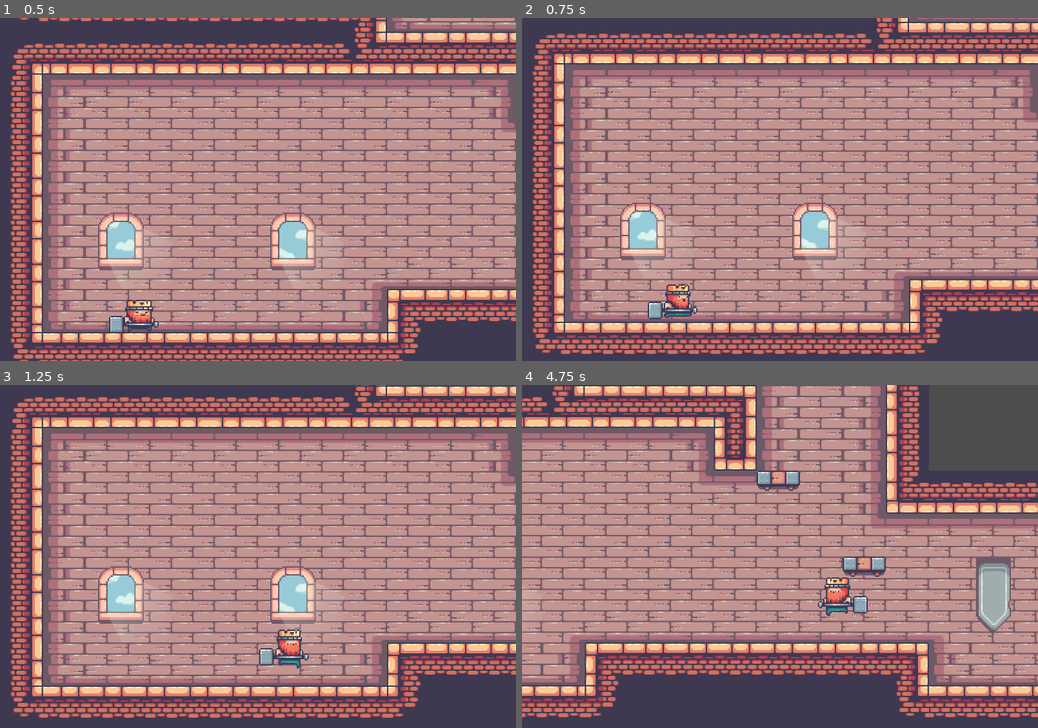
Above: before the commit, frames 1-4 (two rows, left to right).
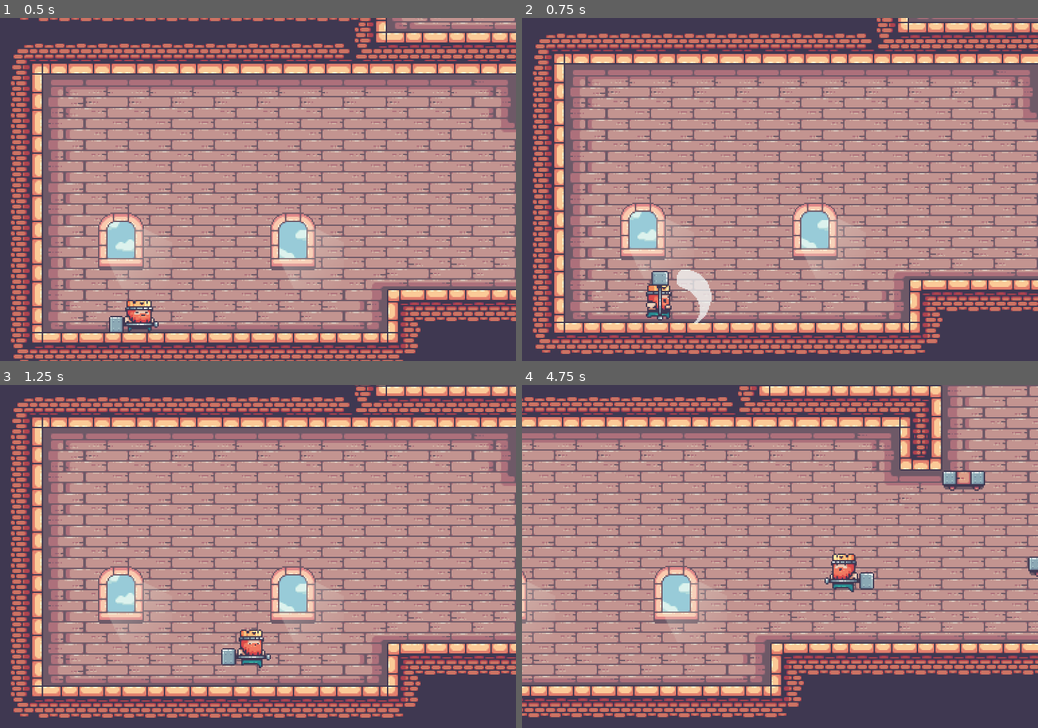
Above: after the commit, the same moments.

Repository: Unixtrong/side-scroller-2d
Game: Godot game, scene res://world.tscn
Two runs of this game, one before a commit and one after it. Both use one fixed random seed, a clock stepped at 60 frames per second and the inputs below.
Inputs:
- Up to frame 1 (0.5 s): no input
- Up to frame 2 (0.75 s): hold D (move_right) from 0.53 s (still down); tap J (attack, bound only after the commit) at 0.6 s
- Up to frame 3 (1.25 s): keep holding D (move_right); tap Space (jump) at 0.77 s
- Up to frame 4 (4.75 s): tap J (attack, bound only after the commit) every 0.75 s from 1.35 to 4.35 s; tap Space (jump) at 1.52, 3.02, 3.77, 4.52 s; release D (move_right) at 2.03 s; hold A (move_left) 2.03-2.78 s; hold D (move_right) 2.78-4.28 s; hold A (move_left) from 4.28 s (still down)

Frame 1 is identical in both runs. In frame 2, 1.4% of the frame differs, in the area x 24-37%, y 73-89%; in frame 3, 1.2%; in frame 4, 49%, in the area x 0-100%, y 0-97%.

Commit message:
✨ 实现小怪和攻击动画
Signed-off-by: Unixtrong <cloudy629@gmail.com>

Diff:
--- /dev/null
+++ b/enemies/enemy.gd
@@ -0,0 +1,31 @@
+class_name Enemy
+extends CharacterBody2D
+
+
+enum Direction {
+	LEFT = -1,
+	RIGHT = 1,
+}
+
+@export var direction := Direction.LEFT:
+	set(v):
+		direction = v
+		if not is_node_ready():
+			await ready
+		graphics.scale.x = -direction
+
+@export var max_speed := 150.0
+@export var acceleration := max_speed / 0.2
+
+var default_gravity := ProjectSettings.get("physics/2d/default_gravity") as float
+
+@onready var graphics: Node2D = $Graphics
+@onready var animation_player: AnimationPlayer = $AnimationPlayer
+@onready var state_machine: StateMachine = $StateMachine
+
+
+func move(speed: float, delta: float) -> void:
+	velocity.x = move_toward(velocity.x, speed * direction, acceleration * delta)
+	velocity.y += default_gravity * delta
+
+	move_and_slide()
--- /dev/null
+++ b/enemies/enemy.tscn
@@ -0,0 +1,20 @@
+[gd_scene load_steps=3 format=3 uid="uid://yg1tmn5xucab"]
+
+[ext_resource type="Script" uid="uid://b4l703brdfdsn" path="res://enemies/enemy.gd" id="1_fw1ev"]
+[ext_resource type="Script" uid="uid://bhvfxmsj7fely" path="res://classes/state_machine.gd" id="2_7frlh"]
+
+[node name="Enemy" type="CharacterBody2D"]
+collision_layer = 4
+script = ExtResource("1_fw1ev")
+
+[node name="Graphics" type="Node2D" parent="."]
+
+[node name="Sprite2D" type="Sprite2D" parent="Graphics"]
+
+[node name="CollisionShape2D" type="CollisionShape2D" parent="."]
+
+[node name="AnimationPlayer" type="AnimationPlayer" parent="."]
+
+[node name="StateMachine" type="Node" parent="."]
+script = ExtResource("2_7frlh")
+metadata/_custom_type_script = "uid://bhvfxmsj7fely"
--- /dev/null
+++ b/enemies/pig.gd
@@ -0,0 +1,74 @@
+extends Enemy
+
+enum State {
+	IDLE,
+	WALK,
+	RUNNING,
+}
+
+@onready var wall_checker: RayCast2D = $Graphics/WallChecker
+@onready var player_checker: RayCast2D = $Graphics/PlayerChecker
+@onready var floor_checker: RayCast2D = $Graphics/FloorChecker
+@onready var calm_down_timer: Timer = $CalmDownTimer
+
+
+func tick_physics(state: State, delta: float) -> void:
+	match state:
+		State.IDLE:
+			move(0.0, delta)
+		State.WALK:
+			move(max_speed * 0.5, delta)
+		State.RUNNING:
+			if wall_checker.is_colliding() or not floor_checker.is_colliding():
+				direction *= -1
+				velocity.x = 0
+			move(max_speed, delta)
+			if player_checker.is_colliding():
+				calm_down_timer.start()
+
+func get_next_state(state: State) -> State:
+	if player_checker.is_colliding():
+		return State.RUNNING
+
+	match state:
+		State.IDLE:
+			if state_machine.state_time > 2:
+				return State.WALK
+		State.WALK:
+			if wall_checker.is_colliding() or not floor_checker.is_colliding():
+				return State.IDLE
+		State.RUNNING:
+			if calm_down_timer.is_stopped():
+				return State.IDLE
+
+	return state
+
+
+# 状态改变时调用
+func transition_state(from: State, to: State) -> void:
+	print("[%s] %s -> %s" % [
+		Engine.get_physics_frames(),
+		State.keys()[from] if from != -1 else "<START>",
+		State.keys()[to]
+	])
+
+	match to:
+		State.IDLE:
+			animation_player.speed_scale = 1.0
+			animation_player.play("idle")
+			# 看见墙，转身
+			if wall_checker.is_colliding():
+				direction *= -1
+
+		State.WALK:
+			animation_player.speed_scale = 0.3
+			animation_player.play("running")
+			# 前面没路，转身
+			if not floor_checker.is_colliding():
+				direction *= -1
+				# is_colliding 在每次每帧开始检测，所以转身后，需要强制再次检测
+				floor_checker.force_raycast_update()
+
+		State.RUNNING:
+			animation_player.speed_scale = 1.0
+			animation_player.play("running")
--- /dev/null
+++ b/enemies/pig.tscn
@@ -0,0 +1,315 @@
+[gd_scene load_steps=12 format=3 uid="uid://btlw028uuacli"]
+
+[ext_resource type="PackedScene" uid="uid://yg1tmn5xucab" path="res://enemies/enemy.tscn" id="1_gm6cv"]
+[ext_resource type="Texture2D" uid="uid://dk4as0khlbpqv" path="res://art/KingsAndPigs/Sprites/03-Pig/Idle (34x28).png" id="2_b7d6g"]
+[ext_resource type="Script" uid="uid://dkmq4jq66vxdn" path="res://enemies/pig.gd" id="2_l4kac"]
+[ext_resource type="Texture2D" uid="uid://eenvxcguffsq" path="res://art/KingsAndPigs/Sprites/03-Pig/Run (34x28).png" id="3_8e0da"]
+[ext_resource type="Texture2D" uid="uid://b5xu6rrliohcv" path="res://art/KingsAndPigs/Sprites/03-Pig/Hit (34x28).png" id="4_nyr0x"]
+
+[sub_resource type="CapsuleShape2D" id="CapsuleShape2D_8e0da"]
+radius = 8.0
+height = 16.0
+
+[sub_resource type="Animation" id="Animation_b7d6g"]
+length = 0.001
+tracks/0/type = "value"
+tracks/0/imported = false
+tracks/0/enabled = true
+tracks/0/path = NodePath("Graphics/Sprite2D:texture")
+tracks/0/interp = 1
+tracks/0/loop_wrap = true
+tracks/0/keys = {
+"times": PackedFloat32Array(0),
+"transitions": PackedFloat32Array(1),
+"update": 1,
+"values": [ExtResource("2_b7d6g")]
+}
+tracks/1/type = "value"
+tracks/1/imported = false
+tracks/1/enabled = true
+tracks/1/path = NodePath("Graphics/Sprite2D:hframes")
+tracks/1/interp = 1
+tracks/1/loop_wrap = true
+tracks/1/keys = {
+"times": PackedFloat32Array(0),
+"transitions": PackedFloat32Array(1),
+"update": 1,
+"values": [11]
+}
+tracks/2/type = "value"
+tracks/2/imported = false
+tracks/2/enabled = true
+tracks/2/path = NodePath("Graphics/Sprite2D:region_rect")
+tracks/2/interp = 1
+tracks/2/loop_wrap = true
+tracks/2/keys = {
+"times": PackedFloat32Array(0),
+"transitions": PackedFloat32Array(1),
+"update": 0,
+"values": [Rect2(0, 0, 374, 28)]
+}
+tracks/3/type = "value"
+tracks/3/imported = false
+tracks/3/enabled = true
+tracks/3/path = NodePath("Graphics/Sprite2D:position")
+tracks/3/interp = 1
+tracks/3/loop_wrap = true
+tracks/3/keys = {
+"times": PackedFloat32Array(0),
+"transitions": PackedFloat32Array(1),
+"update": 0,
+"values": [Vector2(-3, -14)]
+}
+tracks/4/type = "value"
+tracks/4/imported = false
+tracks/4/enabled = true
+tracks/4/path = NodePath("Graphics/Sprite2D:frame")
+tracks/4/interp = 1
+tracks/4/loop_wrap = true
+tracks/4/keys = {
+"times": PackedFloat32Array(0),
+"transitions": PackedFloat32Array(1),
+"update": 1,
+"values": [0]
+}
+
+[sub_resource type="Animation" id="Animation_l4kac"]
+resource_name = "hit"
+length = 0.2
+step = 0.1
+tracks/0/type = "value"
+tracks/0/imported = false
+tracks/0/enabled = true
+tracks/0/path = NodePath("Graphics/Sprite2D:texture")
+tracks/0/interp = 1
+tracks/0/loop_wrap = true
+tracks/0/keys = {
+"times": PackedFloat32Array(0),
+"transitions": PackedFloat32Array(1),
+"update": 1,
+"values": [ExtResource("4_nyr0x")]
+}
+tracks/1/type = "value"
+tracks/1/imported = false
+tracks/1/enabled = true
+tracks/1/path = NodePath("Graphics/Sprite2D:hframes")
+tracks/1/interp = 1
+tracks/1/loop_wrap = true
+tracks/1/keys = {
+"times": PackedFloat32Array(0),
+"transitions": PackedFloat32Array(1),
+"update": 1,
+"values": [2]
+}
+tracks/2/type = "value"
+tracks/2/imported = false
+tracks/2/enabled = true
+tracks/2/path = NodePath("Graphics/Sprite2D:region_rect")
+tracks/2/interp = 1
+tracks/2/loop_wrap = true
+tracks/2/keys = {
+"times": PackedFloat32Array(0),
+"transitions": PackedFloat32Array(1),
+"update": 0,
+"values": [Rect2(0, 0, 68, 28)]
+}
+tracks/3/type = "value"
+tracks/3/imported = false
+tracks/3/enabled = true
+tracks/3/path = NodePath("Graphics/Sprite2D:position")
+tracks/3/interp = 1
+tracks/3/loop_wrap = true
+tracks/3/keys = {
+"times": PackedFloat32Array(0),
+"transitions": PackedFloat32Array(1),
+"update": 0,
+"values": [Vector2(-3, -14)]
+}
+tracks/4/type = "value"
+tracks/4/imported = false
+tracks/4/enabled = true
+tracks/4/path = NodePath("Graphics/Sprite2D:frame")
+tracks/4/interp = 1
+tracks/4/loop_wrap = true
+tracks/4/keys = {
+"times": PackedFloat32Array(0, 0.1),
+"transitions": PackedFloat32Array(1, 1),
+"update": 1,
+"values": [0, 1]
+}
+
+[sub_resource type="Animation" id="Animation_8e0da"]
+resource_name = "idle"
+length = 1.1
+loop_mode = 1
+step = 0.1
+tracks/0/type = "value"
+tracks/0/imported = false
+tracks/0/enabled = true
+tracks/0/path = NodePath("Graphics/Sprite2D:texture")
+tracks/0/interp = 1
+tracks/0/loop_wrap = true
+tracks/0/keys = {
+"times": PackedFloat32Array(0),
+"transitions": PackedFloat32Array(1),
+"update": 1,
+"values": [ExtResource("2_b7d6g")]
+}
+tracks/1/type = "value"
+tracks/1/imported = false
+tracks/1/enabled = true
+tracks/1/path = NodePath("Graphics/Sprite2D:hframes")
+tracks/1/interp = 1
+tracks/1/loop_wrap = true
+tracks/1/keys = {
+"times": PackedFloat32Array(0),
+"transitions": PackedFloat32Array(1),
+"update": 1,
+"values": [11]
+}
+tracks/2/type = "value"
+tracks/2/imported = false
+tracks/2/enabled = true
+tracks/2/path = NodePath("Graphics/Sprite2D:region_rect")
+tracks/2/interp = 1
+tracks/2/loop_wrap = true
+tracks/2/keys = {
+"times": PackedFloat32Array(0),
+"transitions": PackedFloat32Array(1),
+"update": 0,
+"values": [Rect2(0, 0, 374, 28)]
+}
+tracks/3/type = "value"
+tracks/3/imported = false
+tracks/3/enabled = true
+tracks/3/path = NodePath("Graphics/Sprite2D:position")
+tracks/3/interp = 1
+tracks/3/loop_wrap = true
+tracks/3/keys = {
+"times": PackedFloat32Array(0),
+"transitions": PackedFloat32Array(1),
+"update": 0,
+"values": [Vector2(-3, -14)]
+}
+tracks/4/type = "value"
+tracks/4/imported = false
+tracks/4/enabled = true
+tracks/4/path = NodePath("Graphics/Sprite2D:frame")
+tracks/4/interp = 1
+tracks/4/loop_wrap = true
+tracks/4/keys = {
+"times": PackedFloat32Array(0, 0.1, 0.2, 0.3, 0.4, 0.5, 0.6, 0.7, 0.8, 0.9, 1),
+"transitions": PackedFloat32Array(1, 1, 1, 1, 1, 1, 1, 1, 1, 1, 1),
+"update": 1,
+"values": [0, 1, 2, 3, 4, 5, 6, 7, 8, 9, 10]
+}
+
+[sub_resource type="Animation" id="Animation_n2uym"]
+resource_name = "walking"
+length = 0.6
+loop_mode = 1
+step = 0.1
+tracks/0/type = "value"
+tracks/0/imported = false
+tracks/0/enabled = true
+tracks/0/path = NodePath("Graphics/Sprite2D:texture")
+tracks/0/interp = 1
+tracks/0/loop_wrap = true
+tracks/0/keys = {
+"times": PackedFloat32Array(0),
+"transitions": PackedFloat32Array(1),
+"update": 1,
+"values": [ExtResource("3_8e0da")]
+}
+tracks/1/type = "value"
+tracks/1/imported = false
+tracks/1/enabled = true
+tracks/1/path = NodePath("Graphics/Sprite2D:hframes")
+tracks/1/interp = 1
+tracks/1/loop_wrap = true
+tracks/1/keys = {
+"times": PackedFloat32Array(0),
+"transitions": PackedFloat32Array(1),
+"update": 1,
+"values": [6]
+}
+tracks/2/type = "value"
+tracks/2/imported = false
+tracks/2/enabled = true
+tracks/2/path = NodePath("Graphics/Sprite2D:region_rect")
+tracks/2/interp = 1
+tracks/2/loop_wrap = true
+tracks/2/keys = {
+"times": PackedFloat32Array(0),
+"transitions": PackedFloat32Array(1),
+"update": 0,
+"values": [Rect2(0, 0, 204, 28)]
+}
+tracks/3/type = "value"
+tracks/3/imported = false
+tracks/3/enabled = true
+tracks/3/path = NodePath("Graphics/Sprite2D:position")
+tracks/3/interp = 1
+tracks/3/loop_wrap = true
+tracks/3/keys = {
+"times": PackedFloat32Array(0),
+"transitions": PackedFloat32Array(1),
+"update": 0,
+"values": [Vector2(-3, -14)]
+}
+tracks/4/type = "value"
+tracks/4/imported = false
+tracks/4/enabled = true
+tracks/4/path = NodePath("Graphics/Sprite2D:frame")
+tracks/4/interp = 1
+tracks/4/loop_wrap = true
+tracks/4/keys = {
+"times": PackedFloat32Array(0, 0.1, 0.2, 0.3, 0.4, 0.5),
+"transitions": PackedFloat32Array(1, 1, 1, 1, 1, 1),
+"update": 1,
+"values": [0, 1, 2, 3, 4, 5]
+}
+
+[sub_resource type="AnimationLibrary" id="AnimationLibrary_nyr0x"]
+_data = {
+&"RESET": SubResource("Animation_b7d6g"),
+&"hit": SubResource("Animation_l4kac"),
+&"idle": SubResource("Animation_8e0da"),
+&"running": SubResource("Animation_n2uym")
+}
+
+[node name="Pig" instance=ExtResource("1_gm6cv")]
+script = ExtResource("2_l4kac")
+
+[node name="Sprite2D" parent="Graphics" index="0"]
+position = Vector2(-3, -14)
+texture = ExtResource("2_b7d6g")
+hframes = 11
+region_enabled = true
+region_rect = Rect2(0, 0, 374, 28)
+
+[node name="WallChecker" type="RayCast2D" parent="Graphics" index="1"]
+position = Vector2(0, -14)
+target_position = Vector2(-12, 0)
+
+[node name="PlayerChecker" type="RayCast2D" parent="Graphics" index="2"]
+position = Vector2(0, -14)
+target_position = Vector2(-103, 0)
+collision_mask = 2
+
+[node name="FloorChecker" type="RayCast2D" parent="Graphics" index="3"]
+position = Vector2(-7, -1)
+target_position = Vector2(0, 5)
+
+[node name="CollisionShape2D" parent="." index="1"]
+position = Vector2(0, -8)
+shape = SubResource("CapsuleShape2D_8e0da")
+
+[node name="AnimationPlayer" parent="." index="2"]
+libraries = {
+&"": SubResource("AnimationLibrary_nyr0x")
+}
+
+[node name="CalmDownTimer" type="Timer" parent="." index="4"]
+wait_time = 3.0
+one_shot = true
--- a/player.gd
+++ b/player.gd
@@ -7,10 +7,13 @@
 	FALL,
 	LANDING,
 	WALL_SLIDING,
-	WALL_JUMP
+	WALL_JUMP,
+	ATTACK
 }
 
-const GROUND_STATES := [State.IDLE, State.RUNNING, State.LANDING]
+const GROUND_STATES := [
+	State.IDLE, State.RUNNING, State.LANDING, State.ATTACK,
+]
 const RUN_SPEED := 200.0
 const FLOOR_ACCELERATION := RUN_SPEED / 0.2
 const AIR_ACCELERATION := RUN_SPEED / 0.1
@@ -64,6 +67,9 @@
 			else:
 				move(default_gravity, delta)
 
+		State.ATTACK:
+				stand(default_gravity, delta)
+
 	is_first_tick = false
 
 
@@ -96,20 +102,23 @@
 	if should_jump:
 		return State.JUMP
 
+	if state in GROUND_STATES and not is_on_floor():
+		return State.FALL
+
 	var direction = Input.get_axis("move_left", "move_right")
 	# 是否站立不动
 	var is_still := is_zero_approx(direction) and is_zero_approx(velocity.x)
 
 	match state:
 		State.IDLE:
-			if not is_on_floor():
-				return State.FALL
+			if Input.is_action_just_pressed("attack"):
+				return State.ATTACK
 			if not is_still: # 空闲时，没有站立，进入跑步状态
 				return State.RUNNING
 
 		State.RUNNING:
-			if not is_on_floor():
-				return State.FALL
+			if Input.is_action_just_pressed("attack"):
+				return State.ATTACK
 			if is_still: # 跑步时，站立，进入空闲状态
 				return State.IDLE
 
@@ -141,16 +150,20 @@
 			if velocity.y >= 0: # 跳跃时，速度向下，进入坠落状态
 				return State.FALL
 
+		State.ATTACK:
+			if not animation_player.is_playing():
+				return State.IDLE
+
 	return state
 
 
 # 状态改变时调用
 func transition_state(from: State, to: State) -> void:
-	print("[%s] %s -> %s" % [
-		Engine.get_physics_frames(),
-		State.keys()[from] if from != -1 else "<START>",
-		State.keys()[to]
-	])
+	#print("[%s] %s -> %s" % [
+		#Engine.get_physics_frames(),
+		#State.keys()[from] if from != -1 else "<START>",
+		#State.keys()[to]
+	#])
 	if from not in GROUND_STATES and to in GROUND_STATES:
 		coyote_timer.stop()
 
@@ -185,4 +198,7 @@
 			velocity.x *= get_wall_normal().x
 			jump_request_timer.stop()
 
+		State.ATTACK:
+			animation_player.play("attack")
+
 	is_first_tick = true
--- a/player.tscn
+++ b/player.tscn
@@ -8,6 +8,7 @@
 [ext_resource type="Script" uid="uid://bhvfxmsj7fely" path="res://classes/state_machine.gd" id="5_sweqy"]
 [ext_resource type="Texture2D" uid="uid://dm7bylsgbi0e" path="res://art/KingsAndPigs/Sprites/01-King Human/Ground (78x58).png" id="6_1jxqw"]
 [ext_resource type="Texture2D" uid="uid://ue3lmu8r4h02" path="res://art/KingsAndPigs/Sprites/01-King Human/Wall Sliding.png" id="7_dw050"]
+[ext_resource type="Texture2D" uid="uid://q4jhkkf7fwya" path="res://art/KingsAndPigs/Sprites/01-King Human/Attack (78x58).png" id="8_b26j0"]
 
 [sub_resource type="CapsuleShape2D" id="CapsuleShape2D_4flbx"]
 radius = 7.0
@@ -86,6 +87,18 @@
 "transitions": PackedFloat32Array(1),
 "update": 0,
 "values": [0.0]
+}
+tracks/6/type = "value"
+tracks/6/imported = false
+tracks/6/enabled = true
+tracks/6/path = NodePath("Graphics/Sprite2D:offset")
+tracks/6/interp = 1
+tracks/6/loop_wrap = true
+tracks/6/keys = {
+"times": PackedFloat32Array(0),
+"transitions": PackedFloat32Array(1),
+"update": 0,
+"values": [Vector2(10, 0)]
 }
 
 [sub_resource type="Animation" id="Animation_sweqy"]
@@ -552,9 +565,87 @@
 "values": [ExtResource("7_dw050")]
 }
 
+[sub_resource type="Animation" id="Animation_n7ghd"]
+resource_name = "attack"
+length = 0.3
+step = 0.1
+tracks/0/type = "value"
+tracks/0/imported = false
+tracks/0/enabled = true
+tracks/0/path = NodePath("Graphics/Sprite2D:texture")
+tracks/0/interp = 1
+tracks/0/loop_wrap = true
+tracks/0/keys = {
+"times": PackedFloat32Array(0),
+"transitions": PackedFloat32Array(1),
+"update": 1,
+"values": [ExtResource("8_b26j0")]
+}
+tracks/1/type = "value"
+tracks/1/imported = false
+tracks/1/enabled = true
+tracks/1/path = NodePath("Graphics/Sprite2D:offset")
+tracks/1/interp = 1
+tracks/1/loop_wrap = true
+tracks/1/keys = {
+"times": PackedFloat32Array(0),
+"transitions": PackedFloat32Array(1),
+"update": 0,
+"values": [Vector2(10, 0)]
+}
+tracks/2/type = "value"
+tracks/2/imported = false
+tracks/2/enabled = true
+tracks/2/path = NodePath("Graphics/Sprite2D:hframes")
+tracks/2/interp = 1
+tracks/2/loop_wrap = true
+tracks/2/keys = {
+"times": PackedFloat32Array(0),
+"transitions": PackedFloat32Array(1),
+"update": 1,
+"values": [3]
+}
+tracks/3/type = "value"
+tracks/3/imported = false
+tracks/3/enabled = true
+tracks/3/path = NodePath("Graphics/Sprite2D:position")
+tracks/3/interp = 1
+tracks/3/loop_wrap = true
+tracks/3/keys = {
+"times": PackedFloat32Array(0),
+"transitions": PackedFloat32Array(1),
+"update": 0,
+"values": [Vector2(-3, -29)]
+}
+tracks/4/type = "value"
+tracks/4/imported = false
+tracks/4/enabled = true
+tracks/4/path = NodePath("Graphics/Sprite2D:region_rect")
+tracks/4/interp = 1
+tracks/4/loop_wrap = true
+tracks/4/keys = {
+"times": PackedFloat32Array(0),
+"transitions": PackedFloat32Array(1),
+"update": 0,
+"values": [Rect2(0, 0, 238, 56)]
+}
+tracks/5/type = "value"
+tracks/5/imported = false
+tracks/5/enabled = true
+tracks/5/path = NodePath("Graphics/Sprite2D:frame")
+tracks/5/interp = 1
+tracks/5/loop_wrap = true
+tracks/5/keys = {
+"times": PackedFloat32Array(0, 0.1, 0.2),
+"transitions": PackedFloat32Array(1, 1, 1),
+"update": 1,
+"values": [0, 1, 2]
+}
+
 [sub_resource type="AnimationLibrary" id="AnimationLibrary_i3pqv"]
 _data = {
 &"RESET": SubResource("Animation_onrkg"),
+&"attack": SubResource("Animation_n7ghd"),
 &"fall": SubResource("Animation_sweqy"),
 &"idle": SubResource("Animation_4flbx"),
 &"jump": SubResource("Animation_1jxqw"),
@@ -564,6 +655,7 @@
 }
 
 [node name="Player" type="CharacterBody2D"]
+collision_layer = 2
 script = ExtResource("1_onrkg")
 metadata/_edit_horizontal_guides_ = [-14.0]
 
--- a/project.godot
+++ b/project.godot
@@ -48,6 +48,18 @@
 , Object(InputEventJoypadButton,"resource_local_to_scene":false,"resource_name":"","device":-1,"button_index":0,"pressure":0.0,"pressed":true,"script":null)
 ]
 }
+attack={
+"deadzone": 0.5,
+"events": [Object(InputEventKey,"resource_local_to_scene":false,"resource_name":"","device":-1,"window_id":0,"alt_pressed":false,"shift_pressed":false,"ctrl_pressed":false,"meta_pressed":false,"pressed":false,"keycode":0,"physical_keycode":74,"key_label":0,"unicode":106,"location":0,"echo":false,"script":null)
+, Object(InputEventJoypadButton,"resource_local_to_scene":false,"resource_name":"","device":-1,"button_index":2,"pressure":0.0,"pressed":true,"script":null)
+]
+}
+
+[layer_names]
+
+2d_physics/layer_1="Environment"
+2d_physics/layer_2="Player"
+2d_physics/layer_3="Enemy"
 
 [rendering]
 
--- a/world.tscn
+++ b/world.tscn
@@ -1,8 +1,9 @@
-[gd_scene load_steps=4 format=3 uid="uid://cq84o7wmvd1lk"]
+[gd_scene load_steps=5 format=3 uid="uid://cq84o7wmvd1lk"]
 
 [ext_resource type="PackedScene" uid="uid://bvkd8b2dqhcma" path="res://player.tscn" id="1_f3sb7"]
 [ext_resource type="Script" uid="uid://b7ddvldpayxoi" path="res://world.gd" id="1_tlwt5"]
 [ext_resource type="PackedScene" uid="uid://sm3psxmopkc0" path="res://map.tscn" id="2_fj7yv"]
+[ext_resource type="PackedScene" uid="uid://btlw028uuacli" path="res://enemies/pig.tscn" id="4_aqk2v"]
 
 [node name="World" type="Node2D"]
 script = ExtResource("1_tlwt5")
@@ -21,3 +22,6 @@
 drag_left_margin = 0.4
 drag_right_margin = 0.4
 editor_draw_drag_margin = true
+
+[node name="Pig" parent="." instance=ExtResource("4_aqk2v")]
+position = Vector2(429, 154)
Not shown, added: enemies/enemy.gd.uid
Not shown, added: enemies/pig.gd.uid
Not shown: 1 places in player.tscn that only renumber resources
